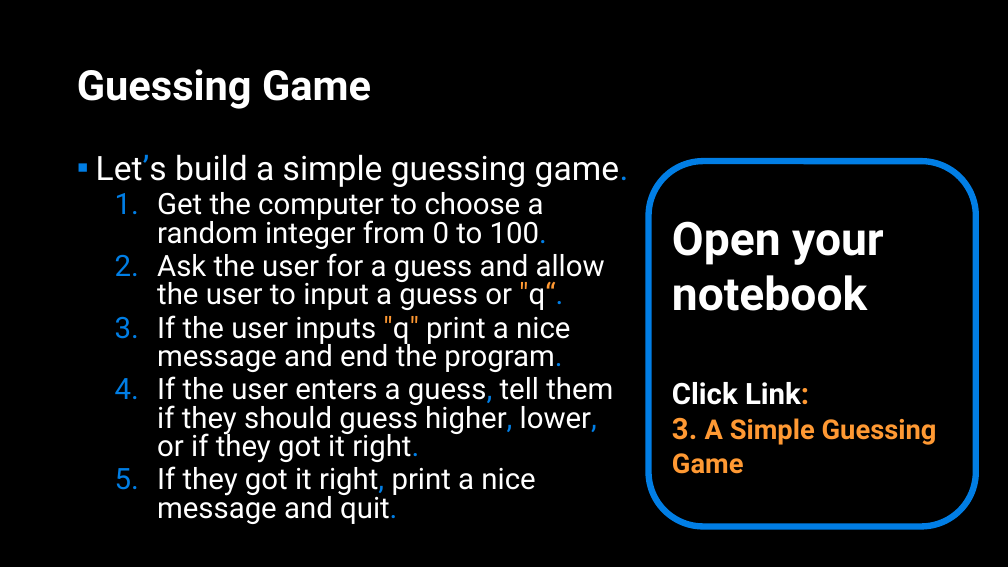
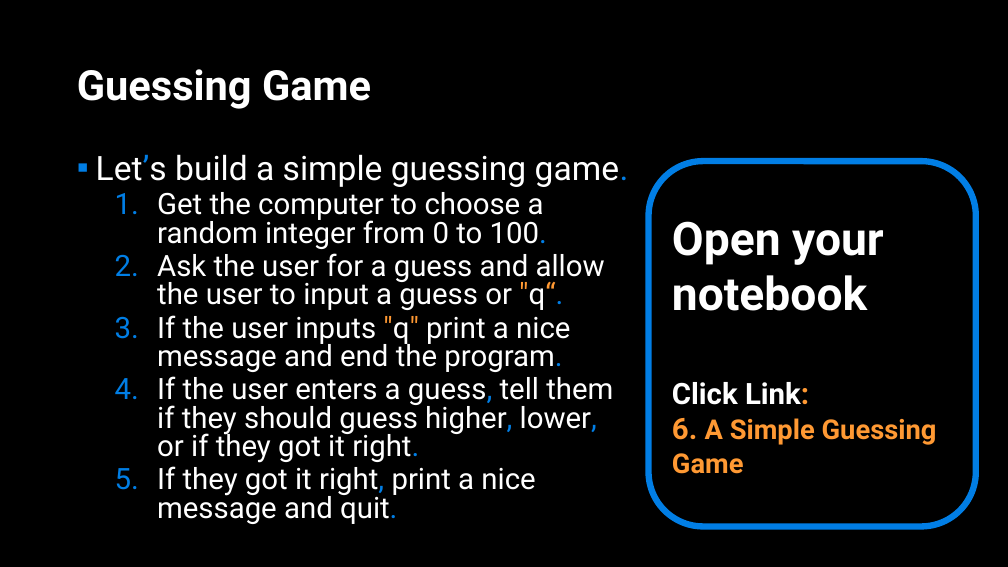
Before and after one commit to APS106/APS106-winter-2023-kinsella-goodfellow, a slide deck: slide 18 of lectures/week4/lecture2/slides/week4_lecture2.pptx (slide 15 before the commit). Drawn at 1008x567 pixels with LibreOffice and Linux fonts; fonts in the diff are those of the drawing; background and template pictures are left out. Boxes give left, top, right and bottom in pixels: in the first picture for what was removed or moved away, otherwise in the second. Text is boxed around its words. In the diff, an @@ line names an element or a change of style, - is before the commit and + after.

```diff
--- a/lectures/week4/lecture2/slides/week4_lecture2.pptx
+++ b/lectures/week4/lecture2/slides/week4_lecture2.pptx
@@ text in rounded rectangle at [672, 418, 937, 474]: text changed @@
-3. A Simple Guessing Game
+6. A Simple Guessing Game
```
Also in this commit, not shown: 3 slides added, 6 other files.
